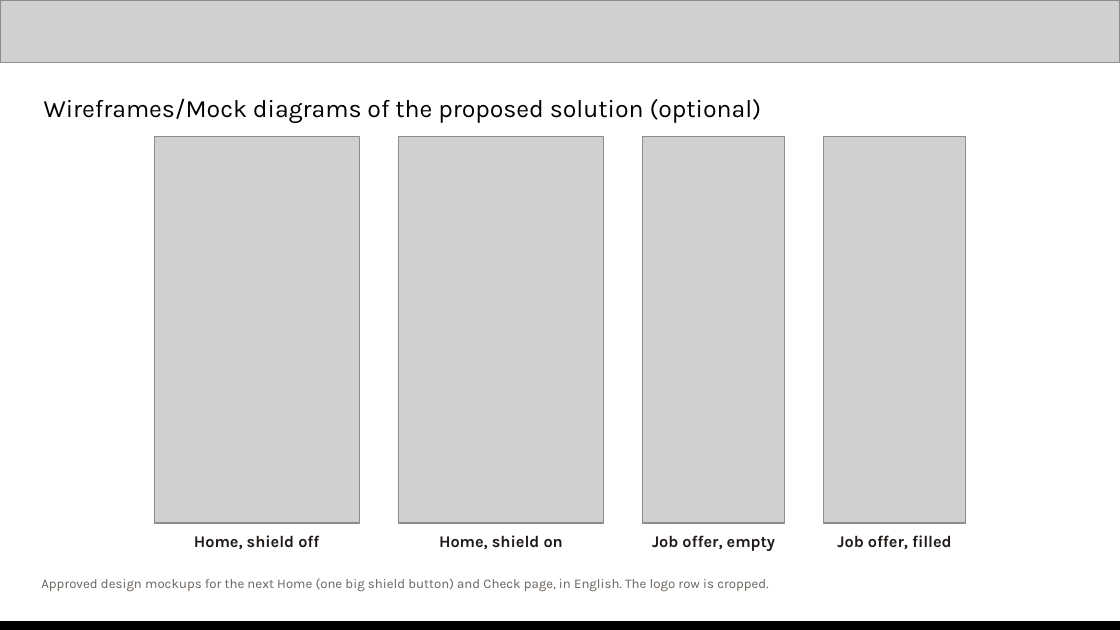
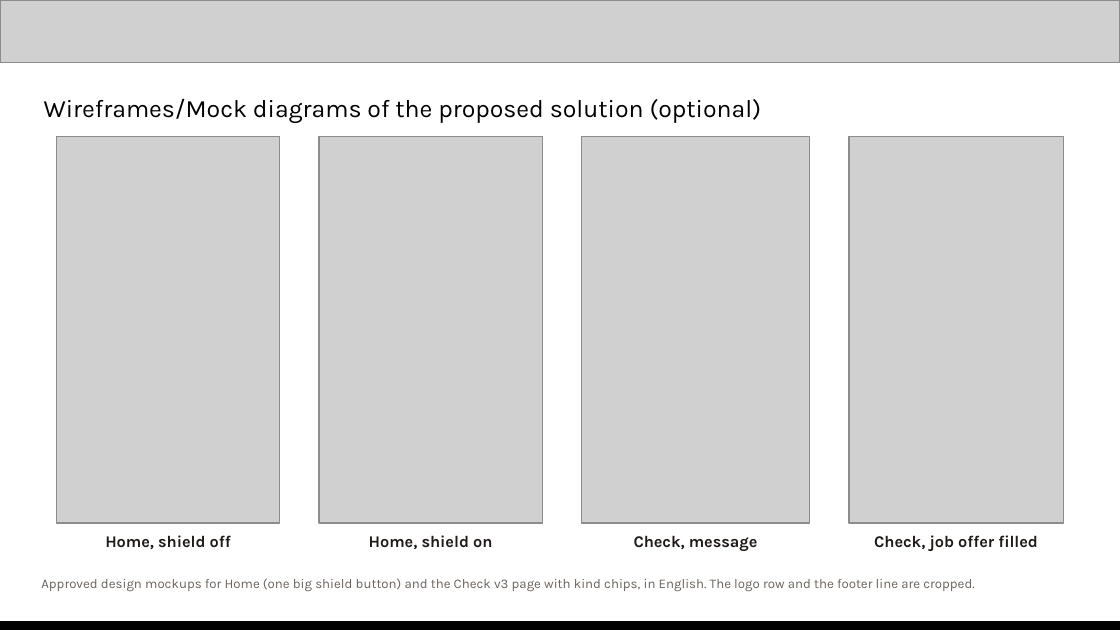
Before and after one commit to minthein128/scamshield, a slide deck: slide 6 of pitch/Kakwe-AIBuilderCup-submission.pptx. Drawn at 1120x630 pixels with LibreOffice and Linux fonts; fonts in the diff are those of the drawing; grey boxes stand for pictures. Boxes give left, top, right and bottom in pixels: in the first picture for what was removed or moved away, otherwise in the second. Text is boxed around its words. In the diff, an @@ line names an element or a change of style, - is before the commit and + after.

Commit message:
docs: final submission deck with Kakwe screens, Cloud Run hosting and web.app APK
Replaces every screenshot that showed the old name with Kakwe captures from
feat/production, uses the approved Home and Check v3 mockups on the
wireframe slide, states the API runs on Cloud Run in asia-southeast1, links
the APK on web.app and drops the done Cloud Run and Check redesign items
from the roadmap and the tunnel limit.

```diff
--- a/pitch/Kakwe-AIBuilderCup-submission.pptx
+++ b/pitch/Kakwe-AIBuilderCup-submission.pptx
@@ picture: place and size @@
-picture at [155, 137, 360, 523]
+picture at [56, 137, 279, 523]
@@ picture: place and size @@
-picture at [399, 137, 604, 523]
+picture at [319, 137, 542, 523]
@@ picture: place and size @@
-picture at [643, 137, 784, 523]
+picture at [581, 137, 810, 523]
@@ picture: place and size @@
-picture at [823, 137, 965, 523]
+picture at [849, 137, 1064, 523]
@@ text "Home, shield off": place and size @@
-text "Home, shield off" at [194, 535, 319, 549]
+text "Home, shield off" at [105, 535, 231, 549]
@@ text "Home, shield on": place and size @@
-text "Home, shield on" at [439, 535, 563, 549]
+text "Home, shield on" at [369, 535, 492, 549]
@@ text at [634, 535, 758, 551]: text changed @@
-Job offer, empty
+Check, message
@@ text at [874, 535, 1038, 551]: text changed @@
-Job offer, filled
+Check, job offer filled
@@ text at [41, 578, 974, 591]: text changed @@
-Approved design mockups for the next Home (one big shield button) and Check page, in English. The logo row is cropped.
+Approved design mockups for Home (one big shield button) and the Check v3 page with kind chips, in English. The logo row and the footer line are cropped.
```
Also in this commit, not shown: 6 other slides changed, 44 other files.
